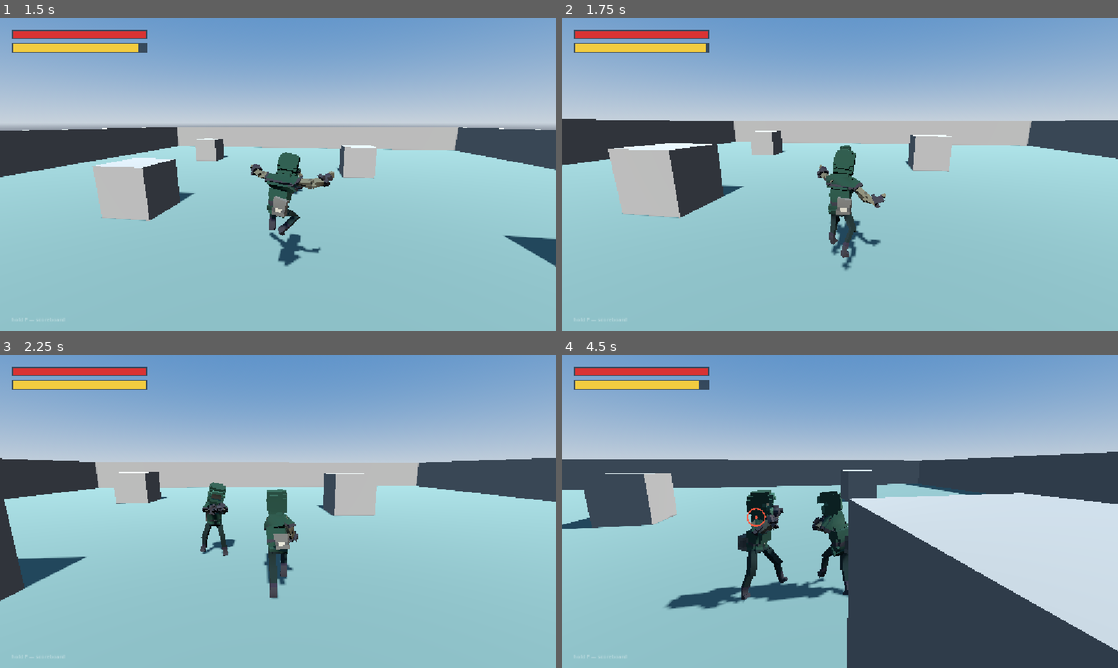
Above: before the commit, frames 1-4 (two rows, left to right).
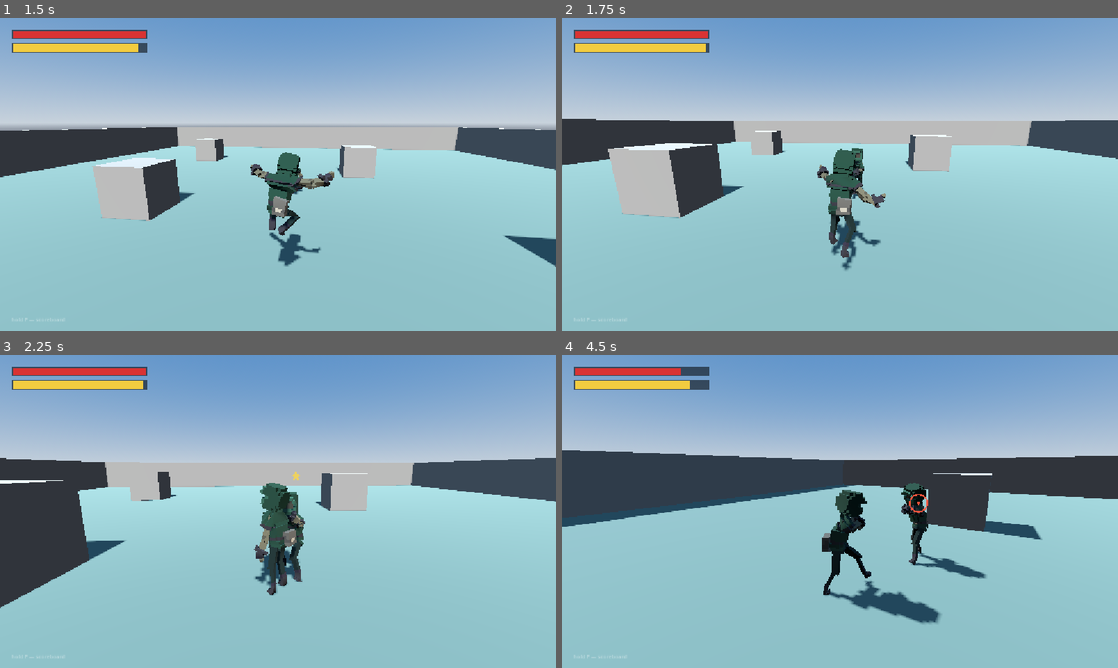
Above: after the commit, the same moments.

Repository: therealssorw/astria
Game: Godot game, scene res://scenes/main.tscn
The game is run twice, just before and just after one commit, with the same random seed, the same clock (stepped at 60 frames per second) and the same inputs. This scene is started directly instead of the project's main scene. A sky picture missing from this copy of the repository is replaced by a grey-blue gradient. Sound files missing from this copy of the repository are replaced by a short silence.
Inputs (mouse positions are in pixels of both pictures, inside the frame that each line leads up to):
- Up to frame 1 (1.5 s): tap Enter (ui_accept) at 0.5 s; move the mouse to (305, 174) at 0.52 s; hold Right mouse button (block) 0.53-1.28 s; hold W (move_forward) from 0.53 s (still down); click (305, 174) at 0.6 s; tap Space (jump) at 0.77 s; move the mouse to (250, 174) at 1.27 s; right-click (250, 174) at 1.35 s
- Up to frame 2 (1.75 s): keep holding W (move_forward); tap Space (jump) at 1.52 s; tap Shift (sprint, bound only after the commit) at 1.55 s
- Up to frame 3 (2.25 s): keep holding W (move_forward); move the mouse to (289, 505) at 2.02 s; hold Shift (sprint, bound only after the commit) from 2.03 s (still down)
- Up to frame 4 (4.5 s): keep holding W (move_forward); click (851, 505) at 2.3 s; move the mouse to (834, 517) at 2.77 s; release Shift (sprint, bound only after the commit) at 2.78 s; click (834, 517) at 2.85 s; tap Space (jump) at 3.02, 3.77 s; right-click (834, 517) at 3.05 s; move the mouse to (878, 514) at 3.52 s; hold Right mouse button (block) 3.53-4.28 s; tap Shift (sprint, bound only after the commit) at 3.8 s; move the mouse to (795, 508) at 4.27 s; tap E (interact) at 4.35 s

Frame 1 is identical in both runs. In frame 2, 0.2% of the frame differs, in the area x 50-55%, y 40-58%; in frame 3, 7.6%; in frame 4, 35%, in the area x 0-100%, y 4-100%.

Commit message:
Let the player break into a run
Sprint costs stamina out of the same meter combat spends, so crossing the
island and holding a guard compete for it. Gamepads have no sprint button:
holding the stick flat forward starts the run on its own.

The server believes a sprint claim only when its own accepted positions show
the ground was actually covered, then drains its copy of the meter to match.

Co-Authored-By: Claude Opus 5 <noreply@anthropic.com>

Diff:
--- a/project.godot
+++ b/project.godot
@@ -79,6 +79,11 @@
 , Object(InputEventJoypadMotion,"resource_local_to_scene":false,"resource_name":"","device":-1,"axis":4,"axis_value":1.0,"script":null)
 ]
 }
+sprint={
+"deadzone": 0.2,
+"events": [Object(InputEventKey,"resource_local_to_scene":false,"resource_name":"","device":-1,"window_id":0,"alt_pressed":false,"shift_pressed":false,"ctrl_pressed":false,"meta_pressed":false,"pressed":false,"keycode":0,"physical_keycode":4194325,"key_label":0,"unicode":0,"location":0,"echo":false,"script":null)
+]
+}
 slide={
 "deadzone": 0.2,
 "events": [Object(InputEventKey,"resource_local_to_scene":false,"resource_name":"","device":-1,"window_id":0,"alt_press …(195 unchanged characters)…
--- a/scripts/core/network_manager.gd
+++ b/scripts/core/network_manager.gd
@@ -505,19 +505,20 @@
 	for row in batch:
 		var pawn := _pawn(int(row[0]))
 		if pawn and not pawn.is_local:
-			pawn.net_apply_state(row[1], row[2], row[3], row[4], row[5], row[6])
+			pawn.net_apply_state(row[1], row[2], row[3], row[4], row[5], row[6],
+					bool(row[7]) if row.size() > 7 else false)
 
 ## Client owner -> server: position + cosmetic state claim, ~20 Hz.
 @rpc("any_peer", "call_remote", "unreliable_ordered")
 func sv_player_state(pos: Vector3, yaw: float, anim: String, anim_t: float,
-		ratio: float, blocking: bool) -> void:
+		ratio: float, blocking: bool, sprinting := false) -> void:
 	if not multiplayer.is_server():
 		return
 	var id := multiplayer.get_remote_sender_id()
 	var pawn := _pawn(id)
 	if pawn == null or pawn.is_local:
 		return
-	if not pawn.net_report_state(pos, yaw, anim, anim_t, ratio, blocking):
+	if not pawn.net_report_state(pos, yaw, anim, anim_t, ratio, blocking, sprinting):
 		# rejected (teleport / speedhack): snap the client back
 		rpc_id(id, "cl_force_position", pawn.net_pos)
 
@@ -529,9 +530,9 @@
 		pawn.velocity = Vector3.ZERO
 
 func send_player_state(pos: Vector3, yaw: float, anim: String, anim_t: float,
-		ratio: float, blocking: bool) -> void:
+		ratio: float, blocking: bool, sprinting := false) -> void:
 	if active and not multiplayer.is_server():
-		rpc_id(1, "sv_player_state", pos, yaw, anim, anim_t, ratio, blocking)
+		rpc_id(1, "sv_player_state", pos, yaw, anim, anim_t, ratio, blocking, sprinting)
 
 func _send_vitals(pn: Node) -> void:
 	var connected := multiplayer.get_peers()
--- a/scripts/entities/player.gd
+++ b/scripts/entities/player.gd
@@ -23,6 +23,16 @@
 ## backpedals are slower than driving forward, so ring position is a choice.
 @export var strafe_speed_mult := 0.85
 @export var back_speed_mult := 0.68
+## Sprint: a flat multiplier on the walk, paid for out of the stamina meter, so
+## crossing the island and having a fight draw on the same resource.
+@export var sprint_speed_mult := 1.5
+@export var sprint_stamina_drain := 12.0 # per second held
+## Stamina needed to break into a run (once running it lasts until empty).
+@export var sprint_min_stamina := 10.0
+## Gamepad only: push the stick near full forward for this long and the sprint
+## starts on its own, so a long walk doesn't need a button held down.
+@export var auto_sprint_time := 0.9
+@export var auto_sprint_stick_min := 0.85
 ## Speed kept while a swing is out — punches commit you.
 @export var attack_move_mult := 0.4
 ## Speed kept while staggered (parried / guard broken).
@@ -193,6 +203,10 @@
 var _shake := 0.0
 var _stam_hold := 0.0 # regen pause after spending stamina
 
+# sprint state
+var sprinting := false
+var _auto_sprint_hold := 0.0 # how long the pad stick has been at full forward
+
 # slide state
 var sliding := false
 var slide_timer := 0.0
@@ -218,6 +232,7 @@
 var net_anim_t := 0.0
 var net_ratio := 0.0
 var net_blocking := false
+var net_sprinting := false
 var _net_has_state := false
 var _last_report_time := -1.0
 var _net_send_accum := 0.0
@@ -335,6 +350,7 @@
 			blocking = false
 	_tick_attack(delta)
 	_tick_slide(delta)
+	_handle_sprint(delta)
 	_move(delta)
 	_orient_body(delta)
 	_regen_stamina(delta)
@@ -363,7 +379,7 @@
 	if _net_send_accum >= NET_SEND_INTERVAL:
 		_net_send_accum = 0.0
 		Net.send_player_state(global_position, body_visual.rotation.y,
-				last_anim, last_anim_t, last_ratio, blocking)
+				last_anim, last_anim_t, last_ratio, blocking, sprinting)
 
 func _gravity() -> float:
 	return ProjectSettings.get_setting("physics/3d/default_gravity")
@@ -387,6 +403,13 @@
 		return
 	blocking = net_blocking and not attacking and stagger_time <= 0.0 \
 			and stamina >= block_min_stamina
+	# a run costs the same on the server's copy of the meter as on the owner's,
+	# so a sprint across the island reaches the fight with the stamina it should
+	if net_sprinting and not blocking:
+		stamina = maxf(0.0, stamina - sprint_stamina_drain * delta)
+		_stam_hold = stamina_regen_delay
+		if stamina <= 0.0:
+			net_sprinting = false
 	_regen_stamina(delta) # same rule as the owner: none while guarding/swinging
 	if not attacking:
 		return
@@ -436,7 +459,7 @@
 
 ## SERVER: apply + validate an owner's state report. False = rejected.
 func net_report_state(pos: Vector3, yaw: float, anim: String, anim_t: float,
-		ratio: float, blocking_flag: bool) -> bool:
+		ratio: float, blocking_flag: bool, sprint_flag := false) -> bool:
 	if not pos.is_finite() or not is_finite(yaw):
 		return false
 	var prev := net_pos if _net_has_state else global_position
@@ -459,14 +482,20 @@
 	if blocking_flag and not net_blocking:
 		block_start_time = _time
 	net_blocking = blocking_flag
+	# a sprint claim is only believed if the pawn actually covered more ground
+	# than a walk would — the drain below is charged off the server's own
+	# measurement, never off the client saying "I'm running"
+	net_sprinting = sprint_flag and stamina > 0.0 \
+			and Vector2(dv.x, dv.z).length() > walk_speed * dt * 0.9
 	_net_has_state = true
 	return true
 
 ## CLIENT: relayed state of someone else's pawn.
 func net_apply_state(pos: Vector3, yaw: float, anim: String, anim_t: float,
-		ratio: float, blocking_flag: bool) -> void:
+		ratio: float, blocking_flag: bool, sprint_flag := false) -> void:
 	net_pos = pos
 	net_yaw = yaw
+	net_sprinting = sprint_flag
 	net_anim = anim if ANIM_WHITELIST.has(anim) else "idle"
 	net_anim_t = anim_t
 	net_ratio = ratio
@@ -479,8 +508,9 @@
 func net_collect_state() -> Array:
 	if is_local:
 		return [peer_id, global_position, body_visual.rotation.y,
-				last_anim, last_anim_t, last_ratio, blocking]
-	return [peer_id, net_pos, net_yaw, net_anim, net_anim_t, net_ratio, net_blocking]
+				last_anim, last_anim_t, last_ratio, blocking, sprinting]
+	return [peer_id, net_pos, net_yaw, net_anim, net_anim_t, net_ratio,
+			net_blocking, net_sprinting]
 
 # ---------------- movement ----------------
 
@@ -513,6 +543,8 @@
 
 	var dir := _input_dir()
 	var speed := block_walk_speed if blocking else walk_speed
+	if sprinting:
+		speed *= sprint_speed_mult
 	if attacking:
 		speed *= attack_move_mult
 	if stagger_time > 0.0:
@@ -538,6 +570,52 @@
 		if pending_landing_slide or (_time - pending_slide_time) <= slide_input_buffer:
 			pending_landing_slide = false
 			_start_ground_slide()
+
+## Sprint is a straight-line commitment: forward input, on the ground, guard
+## down, no swing, and stamina in the meter. It ends the moment any of those
+## goes — the drain itself is what eventually stops it.
+func _handle_sprint(delta: float) -> void:
+	if not _can_sprint():
+		sprinting = false
+		_auto_sprint_hold = 0.0
+		return
+	# a pad that has been pushed flat forward for a while starts running by
+	# itself; keyboards read zero on the stick axes, so this never fires there
+	if _stick_full_forward():
+		_auto_sprint_hold += delta
+	else:
+		_auto_sprint_hold = 0.0
+	var want := Input.is_action_pressed("sprint") or _auto_sprint_hold >= auto_sprint_time
+	# breaking into a run needs a bit in the bank; keeping one only needs a drop
+	sprinting = want and (sprinting or stamina >= sprint_min_stamina)
+	if not sprinting:
+		return
+	stamina = maxf(0.0, stamina - sprint_stamina_drain * delta)
+	_stam_hold = stamina_regen_delay
+	if stamina <= 0.0:
+		sprinting = false
+		_auto_sprint_hold = 0.0
+
+func _can_sprint() -> bool:
+	if ui_open or dead or sliding or diving or blocking or attacking:
+		return false
+	if stagger_time > 0.0 or not is_on_floor():
+		return false
+	return _forward_input() >= 0.4
+
+## How hard the movement input pushes away from the camera (0 = sideways or
+## back). Sprinting is forward only — a backpedal at run speed is not a thing.
+func _forward_input() -> float:
+	if ui_open:
+		return 0.0
+	var v := Input.get_vector("move_left", "move_right", "move_forward", "move_back")
+	return maxf(0.0, -v.y)
+
+func _stick_full_forward() -> bool:
+	var x := Input.get_joy_axis(0, JOY_AXIS_LEFT_X)
+	var y := Input.get_joy_axis(0, JOY_AXIS_LEFT_Y)
+	return Vector2(x, y).length() >= auto_sprint_stick_min \
+			and -y >= auto_sprint_stick_min * 0.6
 
 ## Squared-up fighting stance: the body holds its guard toward the threat and
 ## the legs sidestep/backpedal, instead of the body turning to chase movement.
Not shown, changed: CLAUDE.md
